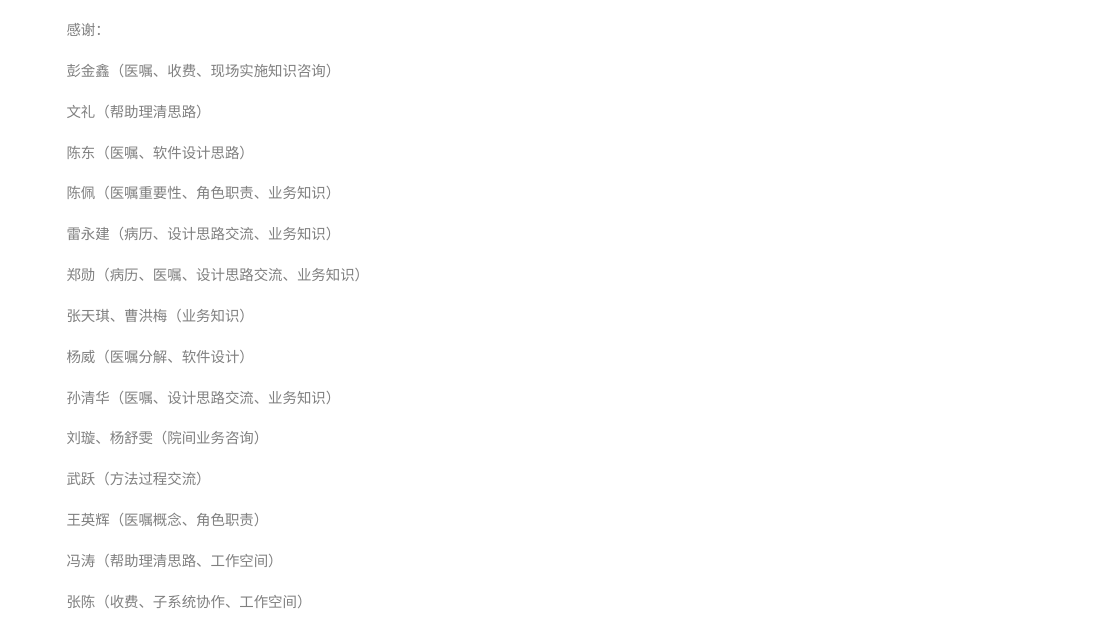
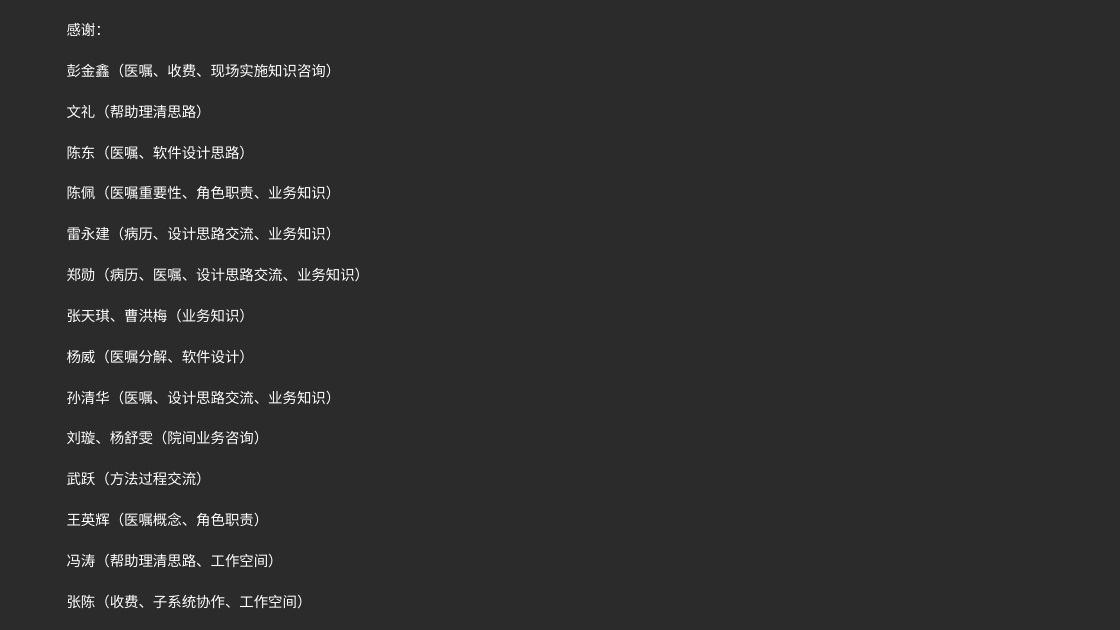
Before and after one commit to AppSecAI-TEST/hospital, a slide deck: slide 8 of doc/状态报告 2017-2-27.pptx. Drawn at 1120x630 pixels with LibreOffice and Linux fonts; fonts in the diff are those of the drawing; background and template pictures are left out; a plain dark background stands for a picture behind light text. Boxes give left, top, right and bottom in pixels: in the first picture for what was removed or moved away, otherwise in the second. Text is boxed around its words. In the diff, an @@ line names an element or a change of style, - is before the commit and + after.

```diff
--- a/doc/状态报告 2017-2-27.pptx
+++ b/doc/状态报告 2017-2-27.pptx
@@ background #FFFFFF to picture (left out) @@
@@ text "感谢：" at <box>67,23,370,609</box>: text colour #808080 to #FFFFFF @@
```
Also in this commit, not shown: 4 other files.
